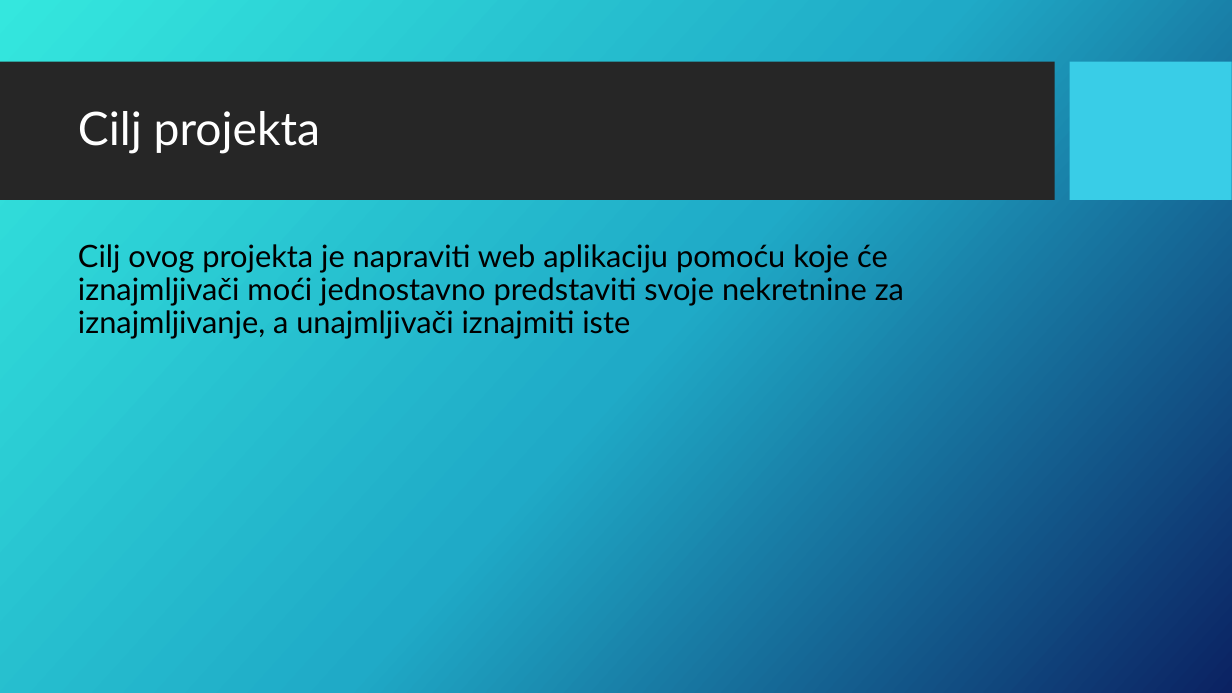
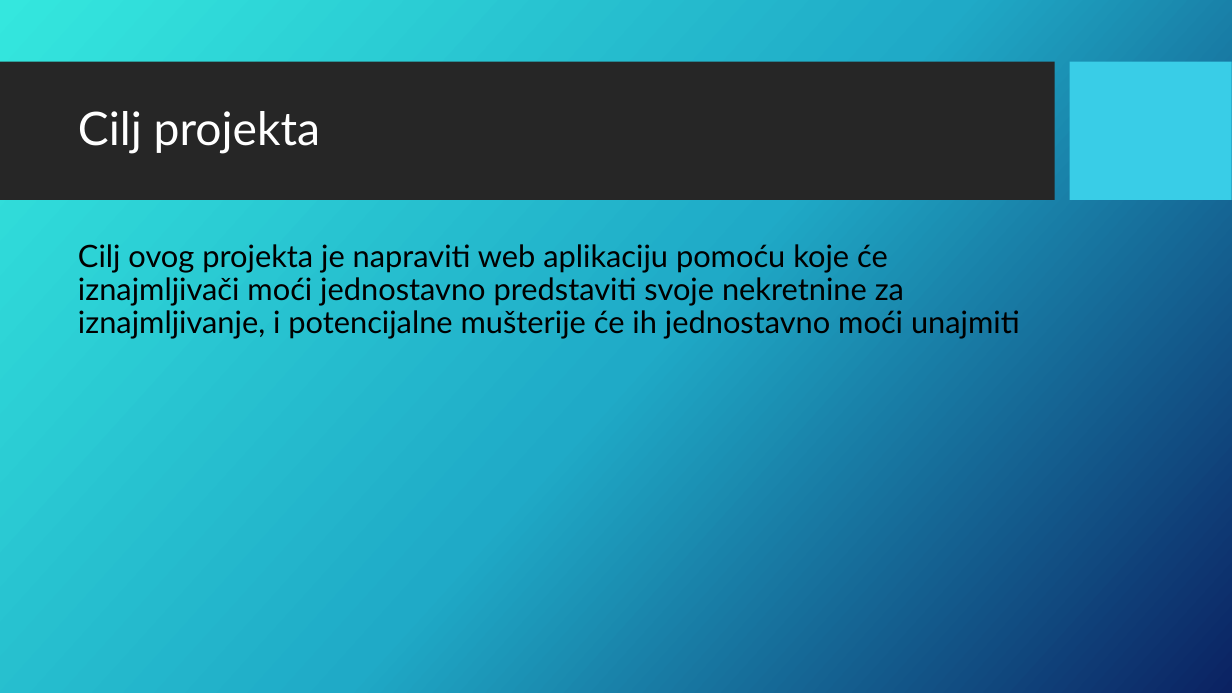
Before and after one commit to f0dor/Programsko-Inzenjerstvo, a slide deck: slide 2 of Testni_plan.pptx. Drawn at 1232x693 pixels with LibreOffice and Linux fonts; fonts in the diff are those of the drawing; background and template pictures are left out. Boxes give left, top, right and bottom in pixels: in the first picture for what was removed or moved away, otherwise in the second. Text is boxed around its words. In the diff, an @@ line names an element or a change of style, - is before the commit and + after.

```diff
--- a/Testni_plan.pptx
+++ b/Testni_plan.pptx
@@ text at box(78, 244, 1020, 339): text changed @@
-Cilj ovog projekta je napraviti web aplikaciju pomoću koje će iznajmljivači moći jednostavno predstaviti svoje nekretnine za iznajmljivanje, a unajmljivači iznajmiti iste
+Cilj ovog projekta je napraviti web aplikaciju pomoću koje će iznajmljivači moći jednostavno predstaviti svoje nekretnine za iznajmljivanje, i potencijalne mušterije će ih jednostavno moći unajmiti
```
Also in this commit, not shown: 1 other slide changed, 1 slide added, 1 slide removed.
